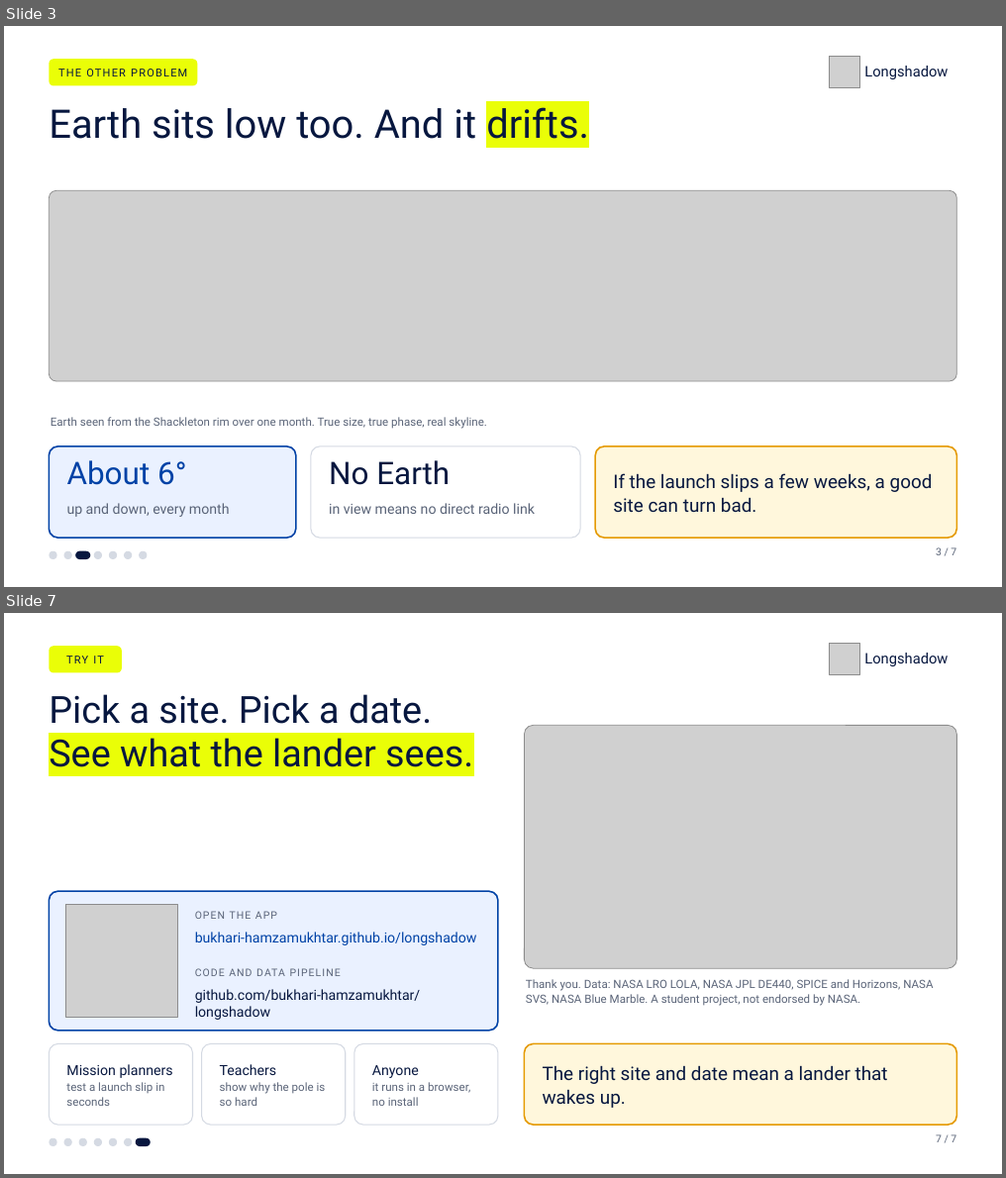
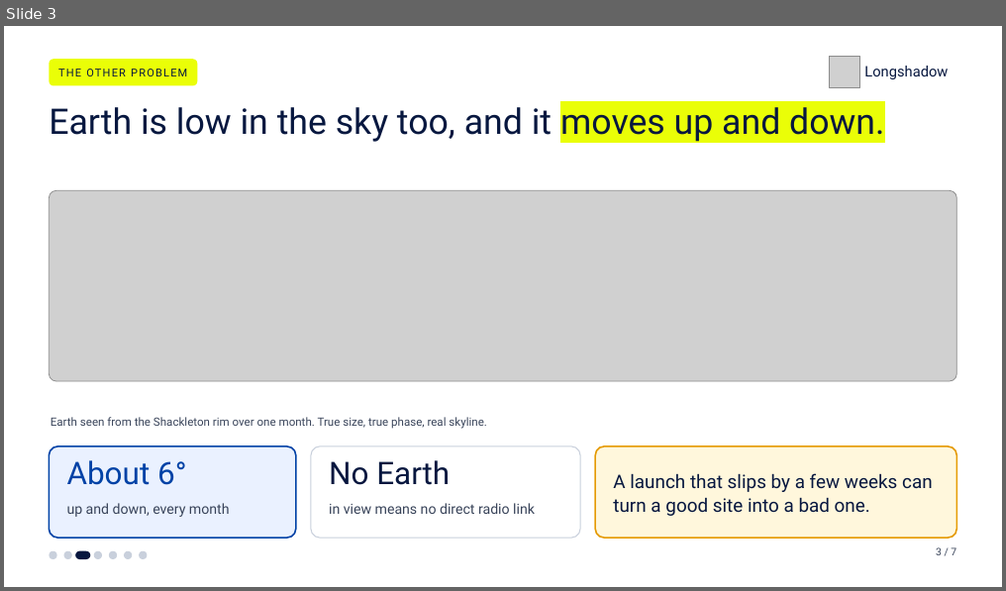
Before and after one commit to bukhari-hamzamukhtar/longshadow, a slide deck: public/demo/Longshadow_deck.pptx. Shown one above the other, each under a label of ours: slides 3 and 7 before the commit, slide 3 after it; the slides between them are not shown. The pictures are 1006x1178 and 1006x591 pixels, drawn with LibreOffice and Linux fonts; fonts in the diff are those of the drawing; grey boxes stand for pictures. Boxes give left, top, right and bottom in pixels: in the first picture for what was removed or moved away, otherwise in the second. Text is boxed around its words. In the diff, an @@ line names an element or a change of style, - is before the commit and + after.

Commit message:
Rework the deck: contributions slide, heavier type, plainer wording

```diff
--- a/public/demo/Longshadow_deck.pptx
+++ b/public/demo/Longshadow_deck.pptx
@@ slide 7 removed at box(4, 613, 1002, 1174), background #FFFFFF @@
@@ rounded rectangle removed at box(49, 646, 122, 672) @@
@@ text removed at box(93, 656, 104, 663) @@
-TRY IT
@@ picture removed at box(829, 643, 860, 674) @@
@@ text removed at box(864, 653, 947, 666) @@
-Longshadow
@@ text removed at box(49, 694, 473, 767) @@
-Pick a site. Pick a date.
-See what the lander sees.
@@ picture removed at box(525, 725, 957, 968) @@
@@ picture removed at box(65, 905, 177, 1017) @@
@@ group removed at box(49, 891, 498, 1031): 4 texts, 1 rounded rectangle @@
-OPEN THE APP
-bukhari-hamzamukhtar.github.io/longshadow
-CODE AND DATA PIPELINE
-github.com/bukhari-hamzamukhtar/longshadow
@@ text removed at box(526, 979, 933, 1006) @@
-Thank you. Data: NASA LRO LOLA, NASA JPL DE440, SPICE and Horizons, NASA SVS, NASA Blue Marble. A student project, not endorsed by NASA.
@@ rounded rectangle removed at box(49, 1045, 193, 1125) @@
@@ rounded rectangle removed at box(202, 1045, 346, 1125) @@
@@ rounded rectangle removed at box(354, 1045, 498, 1125) @@
@@ rounded rectangle removed at box(525, 1045, 957, 1125) @@
@@ text removed at box(66, 1064, 173, 1106) @@
-Mission planners
-test a launch slip in seconds
@@ text removed at box(220, 1064, 326, 1106) @@
-Teachers
-show why the pole is so hard
@@ text removed at box(372, 1065, 470, 1106) @@
-Anyone
-it runs in a browser, no install
@@ text removed at box(543, 1065, 888, 1108) @@
-The right site and date mean a lander that wakes up.
@@ ellipse removed at box(49, 1139, 57, 1147) @@
@@ ellipse removed at box(63, 1139, 72, 1147) @@
@@ ellipse removed at box(79, 1139, 87, 1147) @@
@@ ellipse removed at box(94, 1139, 102, 1147) @@
@@ ellipse removed at box(109, 1139, 117, 1147) @@
@@ ellipse removed at box(124, 1139, 132, 1147) @@
@@ rounded rectangle removed at box(135, 1139, 150, 1147) @@
@@ ellipse removed at box(139, 1139, 147, 1147) @@
@@ text removed at box(936, 1135, 956, 1143) @@
-7 / 7
@@ slide 3 changed as well @@
@@ text at box(49, 107, 884, 142): text changed; size 38 to 34 pt @@
-Earth sits low too. And it drifts.
+Earth is low in the sky too, and it moves up and down.
@@ rounded rectangle at box(311, 447, 580, 538): outline #D5DAE3 1 pt to #C9D0DC 1 pt @@
@@ text colour #5A6478 to #39445A in 4 elements at box(936, 548, 956, 556), box(51, 417, 486, 429), box(67, 503, 230, 517), box(329, 503, 535, 514) @@
@@ text at box(613, 473, 933, 516): text changed @@
-If the launch slips a few weeks, a good site can turn bad.
+A launch that slips by a few weeks can turn a good site into a bad one.
```
Also in this commit, not shown: 5 other slides changed, 1 slide added, 1 other file.
